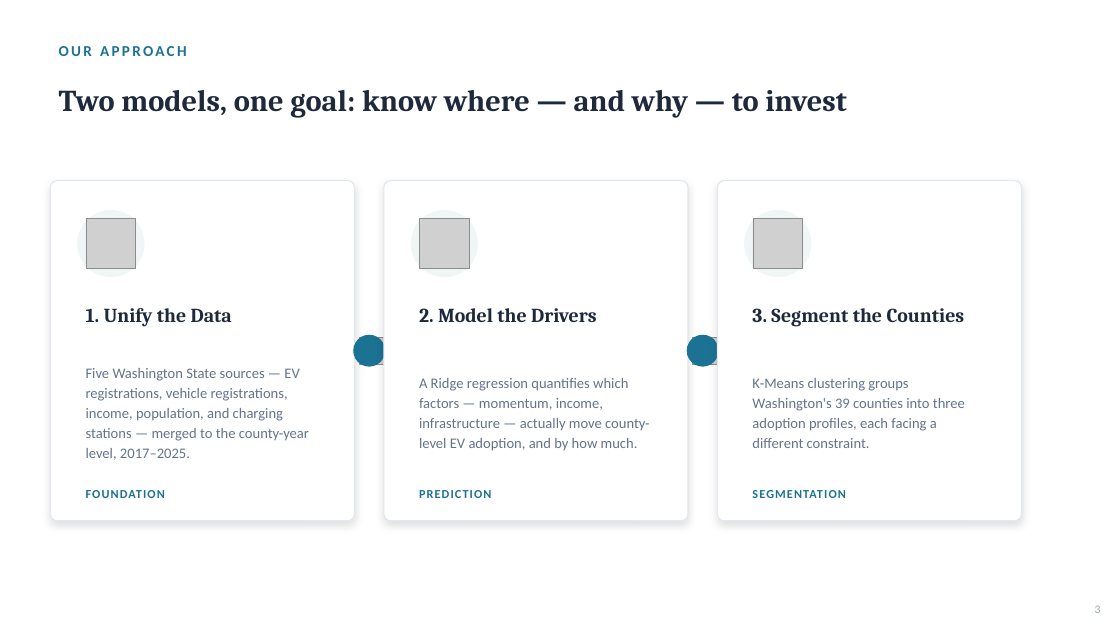
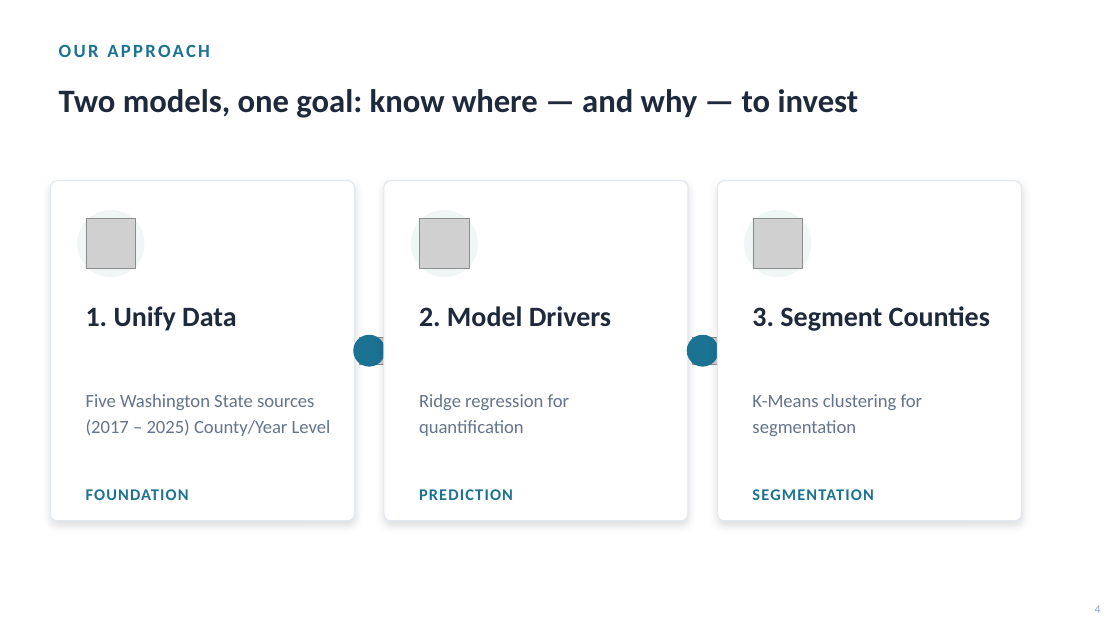
Before and after one commit to gawandesailee-lab/learndsp, a slide deck: slide 4 of Data Science Capstone 3 Project/reports/EV_Adoption_Executive_Briefing.pptx (slide 3 before the commit). Drawn at 1120x630 pixels with LibreOffice and Linux fonts; fonts in the diff are those of the drawing; grey boxes stand for pictures; background and template pictures are left out. Boxes give left, top, right and bottom in pixels: in the first picture for what was removed or moved away, otherwise in the second. Text is boxed around its words. In the diff, an @@ line names an element or a change of style, - is before the commit and + after.

```diff
--- a/Data Science Capstone 3 Project/reports/EV_Adoption_Executive_Briefing.pptx
+++ b/Data Science Capstone 3 Project/reports/EV_Adoption_Executive_Briefing.pptx
@@ text "OUR APPROACH" at [59,44,210,57]: size 13 to 16 pt @@
@@ text "Two models, one goal: know ..." at [59,89,859,118]: size 26 to 28 pt, font Cambria to Calibri @@
@@ text at [86,306,236,331]: text changed; size 17 to 24 pt; font Cambria to Calibri @@
-1. Unify the Data
+1. Unify Data
@@ text at [419,306,611,326]: text changed; size 17 to 24 pt; font Cambria to Calibri @@
-2. Model the Drivers
+2. Model Drivers
@@ text at [752,306,990,331]: text changed; size 17 to 24 pt; font Cambria to Calibri @@
-3. Segment the Counties
+3. Segment Counties
@@ text at [86,394,331,436]: text changed; size 12.5 to 16 pt @@
-Five Washington State sources — EV registrations, vehicle registrations, income, population, and charging stations — merged to the county-year level, 2017–2025.
+Five Washington State sources (2017 – 2025) County/Year Level
@@ text at [419,394,570,436]: text changed; size 12.5 to 16 pt @@
-A Ridge regression quantifies which factors — momentum, income, infrastructure — actually move county-level EV adoption, and by how much.
+Ridge regression for quantification
@@ text at [752,394,923,436]: text changed; size 12.5 to 16 pt @@
-K-Means clustering groups Washington's 39 counties into three adoption profiles, each facing a different constraint.
+K-Means clustering for segmentation
@@ size 10.5 to 14 pt in 3 elements at [86,489,189,500], [419,489,513,500], [752,489,873,500] @@
@@ text at [1095,605,1101,613]: text changed @@
-3
+4
```
Also in this commit, not shown: 13 other slides changed, 2 slides added.
